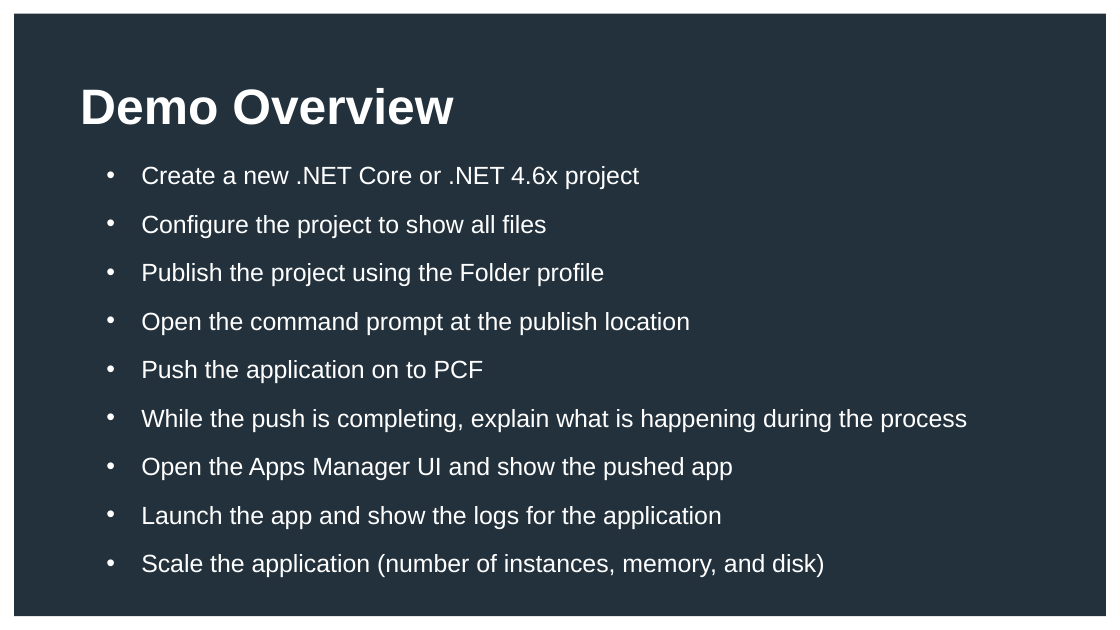
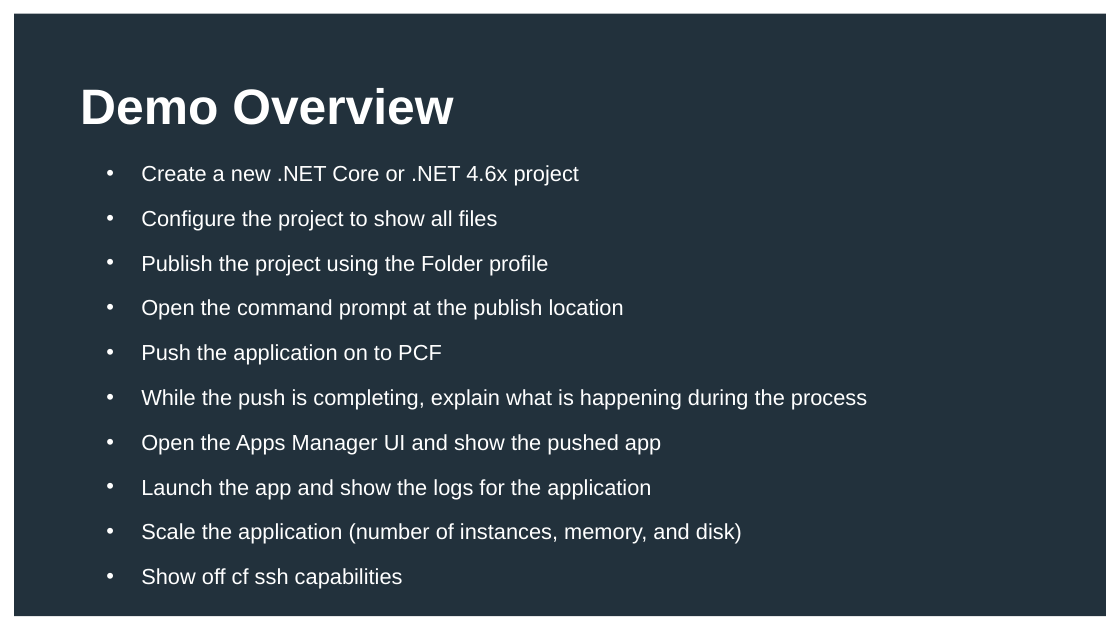
Before and after one commit to Tanzu-Solutions-Engineering/idea2prod-demo, a slide deck: slide 6 of instructions/Idea 2 Prod - S1P DotNet Demo.pptx. Drawn at 1120x630 pixels with LibreOffice and Linux fonts; fonts in the diff are those of the drawing; background and template pictures are left out. Boxes give left, top, right and bottom in pixels: in the first picture for what was removed or moved away, otherwise in the second. Text is boxed around its words. In the diff, an @@ line names an element or a change of style, - is before the commit and + after.

```diff
--- a/instructions/Idea 2 Prod - S1P DotNet Demo.pptx
+++ b/instructions/Idea 2 Prod - S1P DotNet Demo.pptx
@@ text at (x1=141, y1=165, x2=867, y2=544): paragraph added @@
+• Show off cf ssh capabilities
@@ text at (x1=141, y1=165, x2=867, y2=544): size 16 to 14 pt @@
```
Also in this commit, not shown: 3 other slides changed, 1 slide added.
